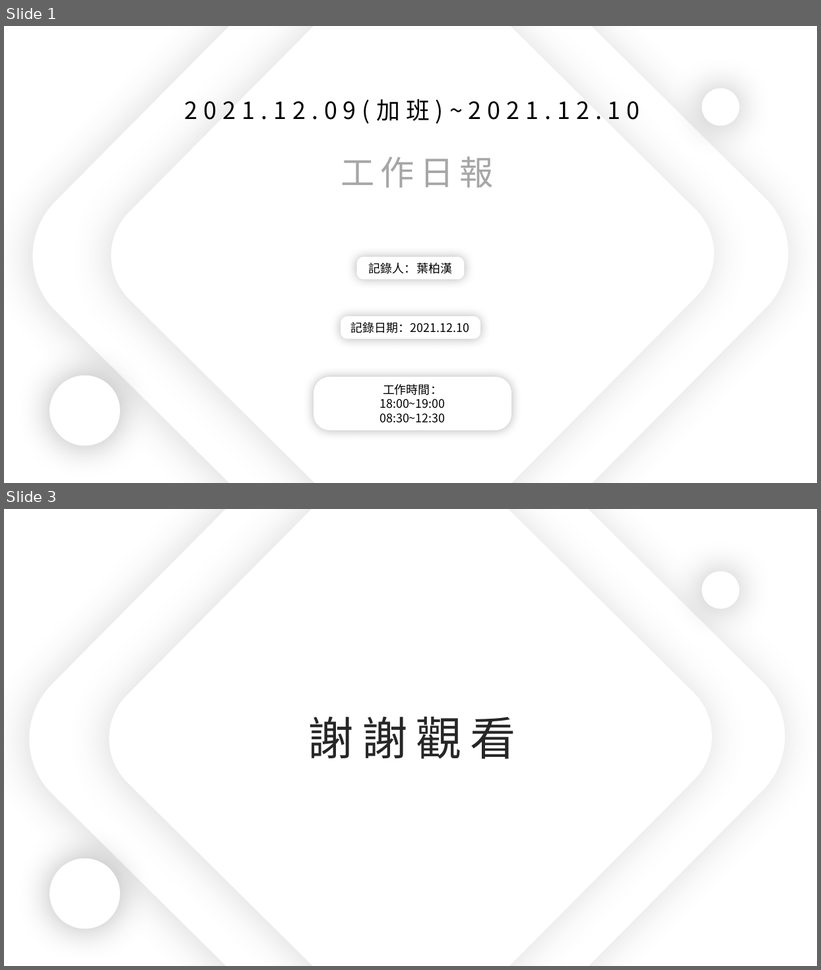
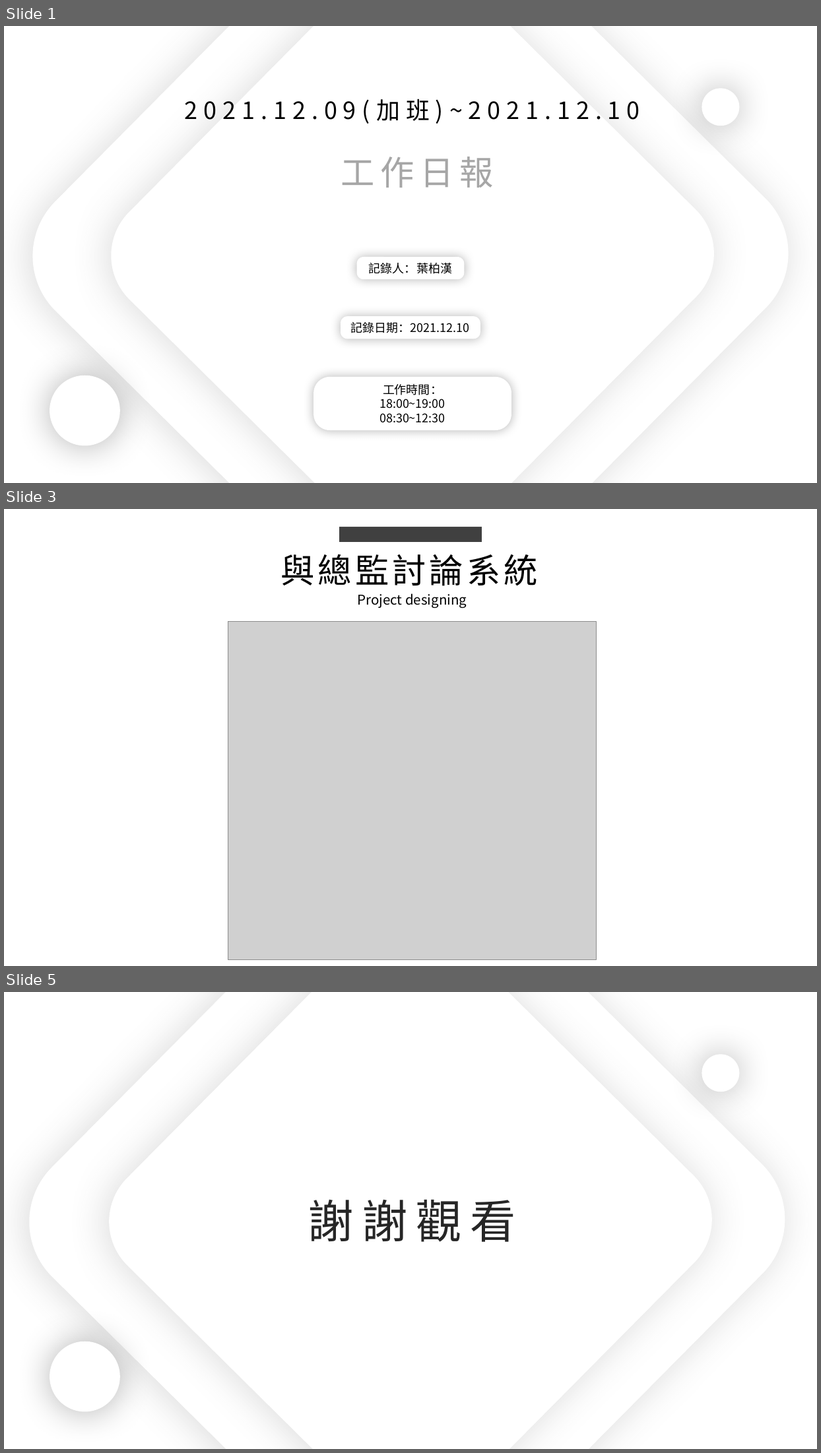
Before and after one commit to ZheHong1021/ExcelSystem, a slide deck: 工作日報_葉柏漢/2021.12/2021.12.09(加班)_2021.12.10工作日報_葉柏漢.pptx. Shown one above the other, each under a label of ours: slides 1 and 3 before the commit, slides 1, 3 and 5 after it; the slides between them are not shown. The pictures are 821x970 and 821x1453 pixels, drawn with LibreOffice and Linux fonts; fonts in the diff are those of the drawing; grey boxes stand for pictures. Boxes give left, top, right and bottom in pixels: in the first picture for what was removed or moved away, otherwise in the second. Text is boxed around its words. In the diff, an @@ line names an element or a change of style, - is before the commit and + after.

```diff
--- a/工作日報_葉柏漢/2021.12/2021.12.09(加班)_2021.12.10工作日報_葉柏漢.pptx
+++ b/工作日報_葉柏漢/2021.12/2021.12.09(加班)_2021.12.10工作日報_葉柏漢.pptx
@@ slide 3 added at [4, 509, 817, 966], background #FFFFFF @@
@@ rectangle added at [339, 527, 482, 542], fill #404040 @@
@@ text added at [281, 554, 538, 586], 40 pt, text #000000 @@
+與總監討論系統
@@ text added at [358, 593, 467, 608], 16 pt, text #000000 @@
+Project designing
@@ picture added at [228, 621, 596, 960] @@
@@ what was slide 3 is now slide 5 @@
```
Also in this commit, not shown: 1 slide changed, 1 other slide added, 1 other file.
